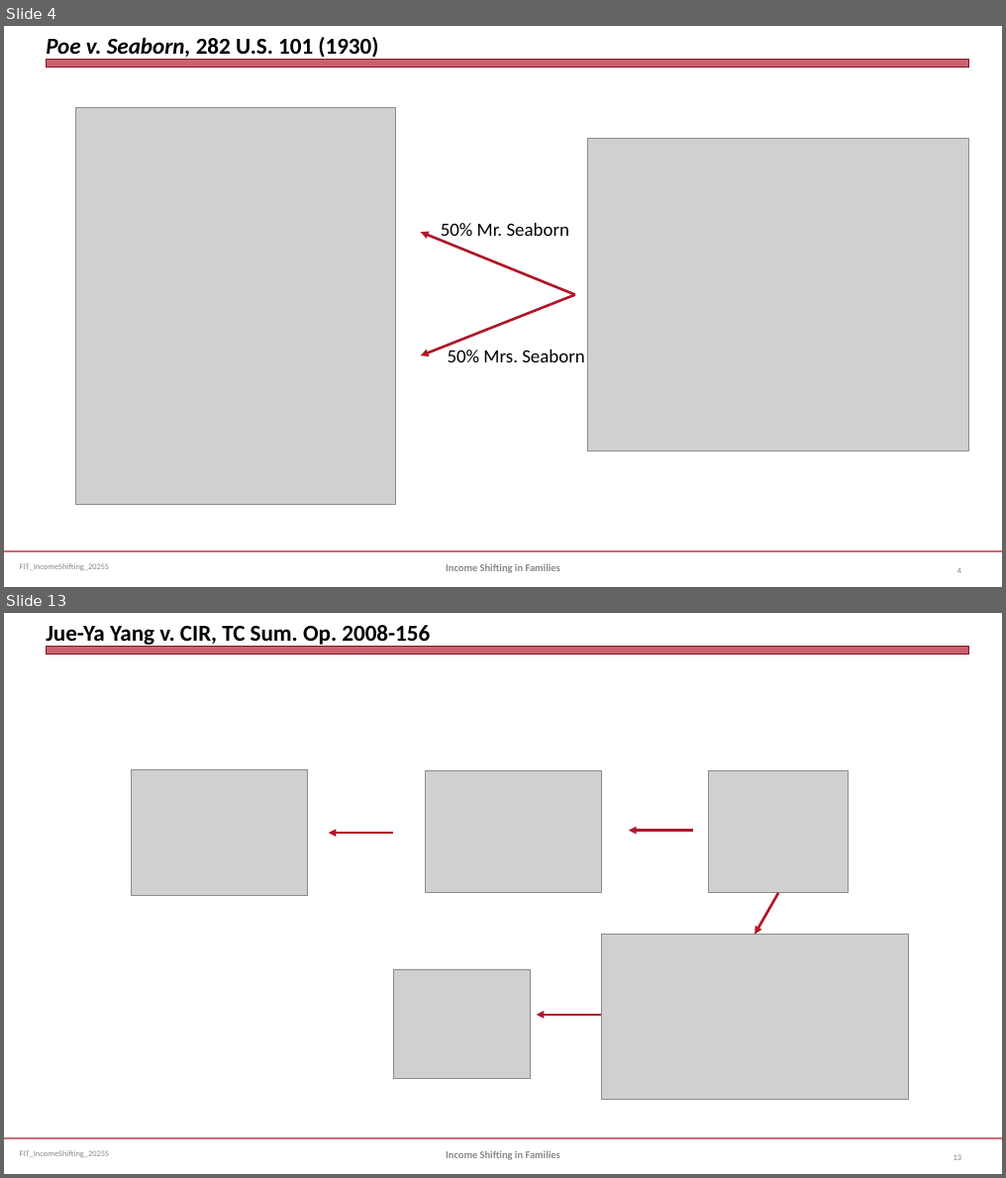
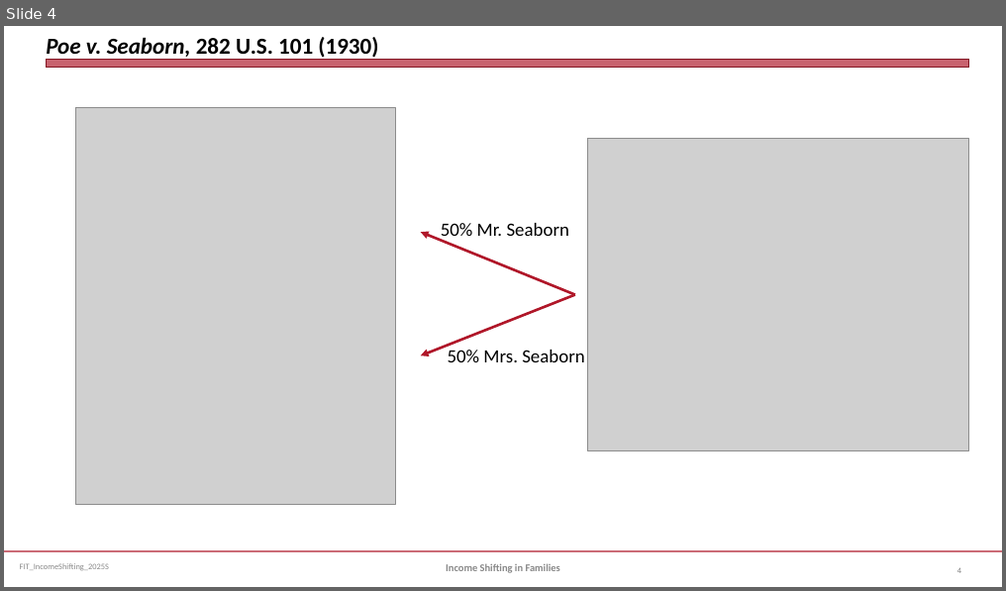
Before and after one commit to jmc877/Fed-Income-Tax, a slide deck: slides/FIT_IncomeShifting_2025S.pptx. Shown one above the other, each under a label of ours: slides 4 and 13 before the commit, slide 4 after it; the slides between them are not shown. The pictures are 1006x1178 and 1006x591 pixels, drawn with LibreOffice and Linux fonts; fonts in the diff are those of the drawing; grey boxes stand for pictures. Boxes give left, top, right and bottom in pixels: in the first picture for what was removed or moved away, otherwise in the second. Text is boxed around its words. In the diff, an @@ line names an element or a change of style, - is before the commit and + after.

```diff
--- a/slides/FIT_IncomeShifting_2025S.pptx
+++ b/slides/FIT_IncomeShifting_2025S.pptx
@@ slide 13 removed at box(4, 613, 1002, 1174), background #FFFFFF; not listed: 3 template elements that a slide beside it also shows @@
@@ title removed at box(46, 625, 430, 648) @@
-Jue-Ya Yang v. CIR, TC Sum. Op. 2008-156
@@ picture removed at box(132, 770, 307, 896) @@
@@ picture removed at box(426, 770, 601, 893) @@
@@ picture removed at box(709, 770, 848, 893) @@
@@ arrow removed from (393, 833) to (328, 833) @@
@@ arrow removed from (693, 831) to (629, 831) @@
@@ arrow removed from (779, 893) to (754, 935) @@
@@ picture removed at box(601, 935, 908, 1100) @@
@@ picture removed at box(393, 969, 530, 1078) @@
@@ arrow removed from (601, 1015) to (537, 1015) @@
@@ text removed at box(446, 1151, 560, 1160) @@
-Income Shifting in Families
@@ page number removed at box(953, 1155, 961, 1160) @@
-13
```
Also in this commit, not shown: 1 slide changed, 9 other slides removed.
